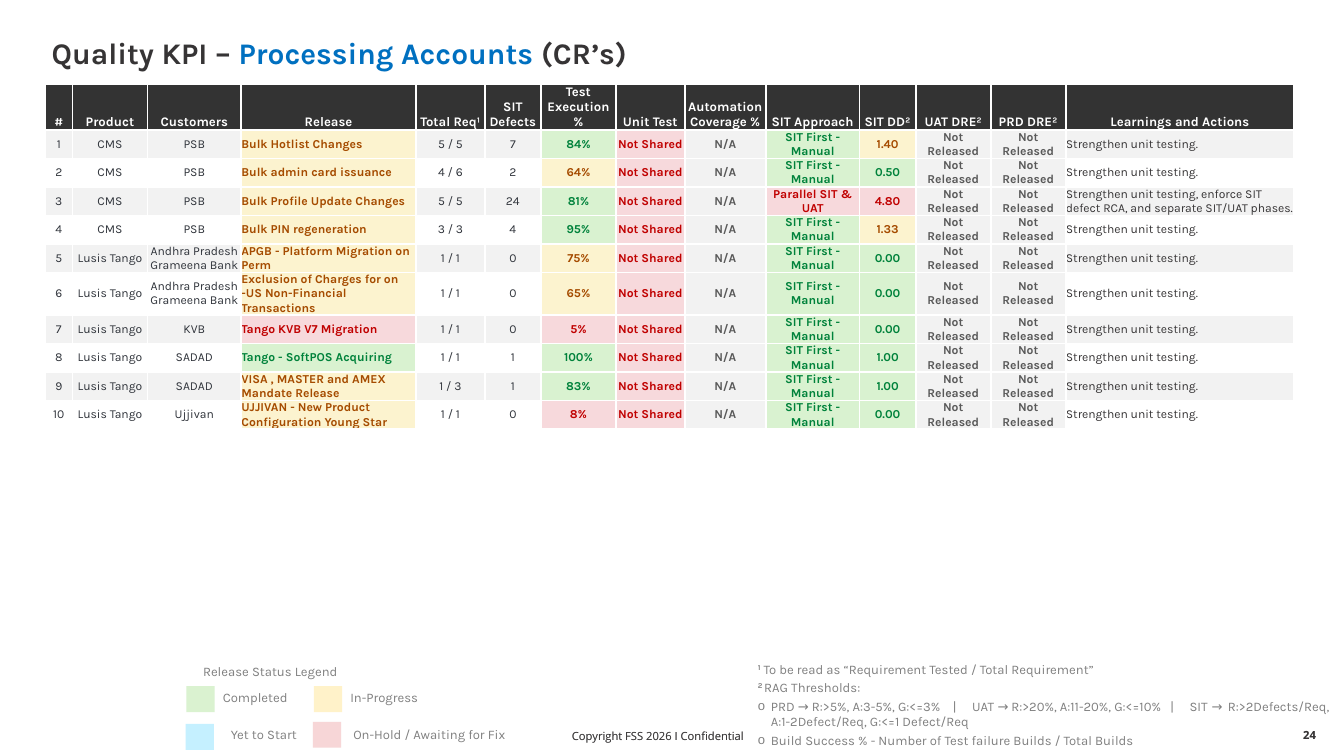
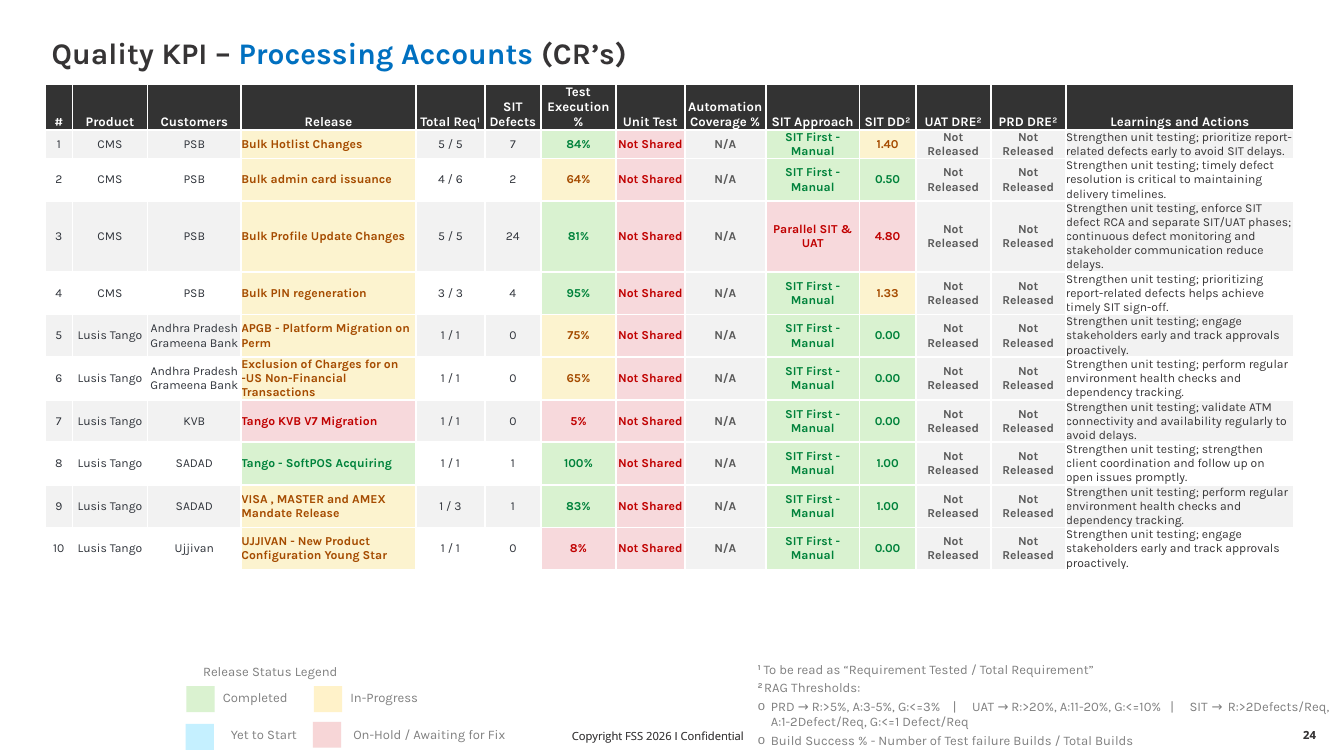
Before and after one commit to karthiksaai1985/KPI, a slide deck: slide 24 of KPI_20Nov2026.pptx. Drawn at 1344x756 pixels with LibreOffice and Linux fonts; fonts in the diff are those of the drawing; background and template pictures are left out. Boxes give left, top, right and bottom in pixels: in the first picture for what was removed or moved away, otherwise in the second. Text is boxed around its words. In the diff, an @@ line names an element or a change of style, - is before the commit and + after.

```diff
--- a/KPI_20Nov2026.pptx
+++ b/KPI_20Nov2026.pptx
@@ table at (x1=45, y1=84, x2=1295, y2=573) @@
-row 2, column 14: Strengthen unit testing.
+row 2, column 14: Strengthen unit testing; prioritize report-related defects early to avoid SIT delays.
-row 3, column 14: Strengthen unit testing.
+row 3, column 14: Strengthen unit testing; timely defect resolution is critical to maintaining delivery timelines.
-row 4, column 14: Strengthen unit testing, enforce SIT defect RCA, and separate SIT/UAT phases.
+row 4, column 14: Strengthen unit testing, enforce SIT defect RCA and separate SIT/UAT phases; continuous defect monitoring and stakeholder communication reduce delays.
-row 5, column 14: Strengthen unit testing.
+row 5, column 14: Strengthen unit testing; prioritizing report-related defects helps achieve timely SIT sign-off.
-row 6, column 14: Strengthen unit testing.
+row 6, column 14: Strengthen unit testing; engage stakeholders early and track approvals proactively.
-row 7, column 14: Strengthen unit testing.
+row 7, column 14: Strengthen unit testing; perform regular environment health checks and dependency tracking.
-row 8, column 14: Strengthen unit testing.
+row 8, column 14: Strengthen unit testing; validate ATM connectivity and availability regularly to avoid delays.
-row 9, column 14: Strengthen unit testing.
+row 9, column 14: Strengthen unit testing; strengthen client coordination and follow up on open issues promptly.
-row 10, column 14: Strengthen unit testing.
+row 10, column 14: Strengthen unit testing; perform regular environment health checks and dependency tracking.
-row 11, column 14: Strengthen unit testing.
+row 11, column 14: Strengthen unit testing; engage stakeholders early and track approvals proactively.
```
Also in this commit, not shown: 7 other slides changed, 1 other file.
